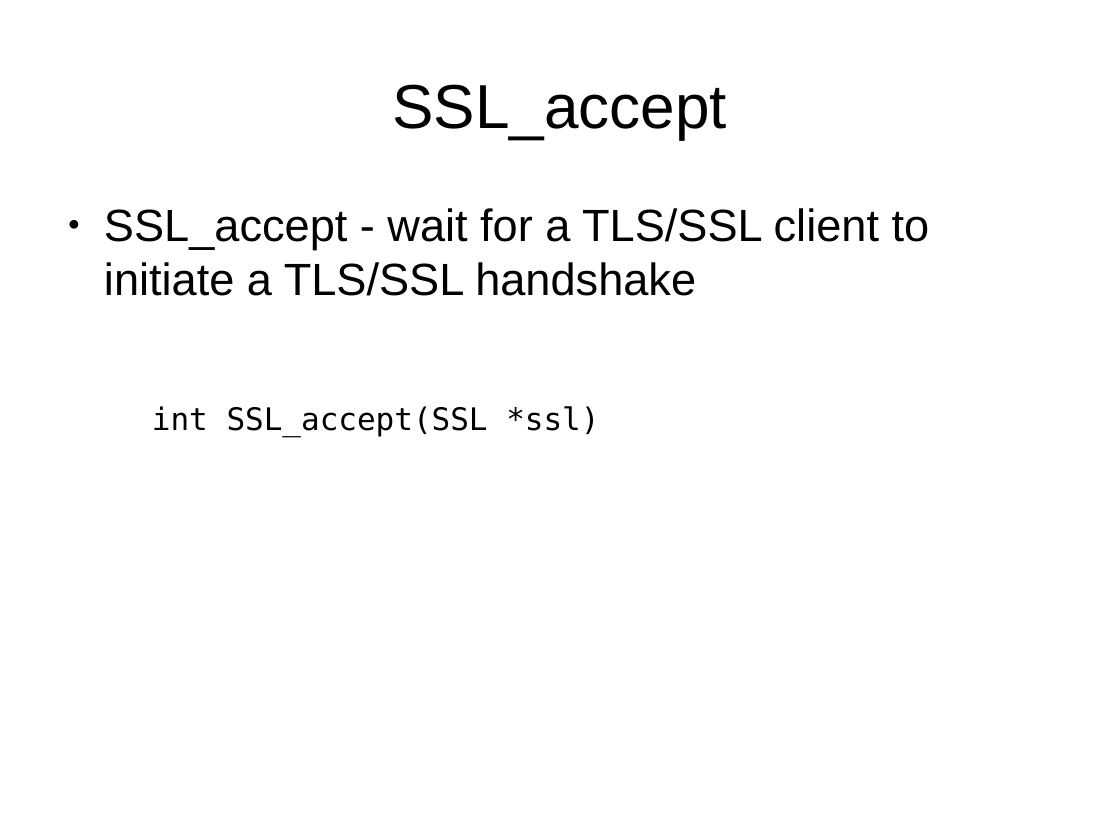
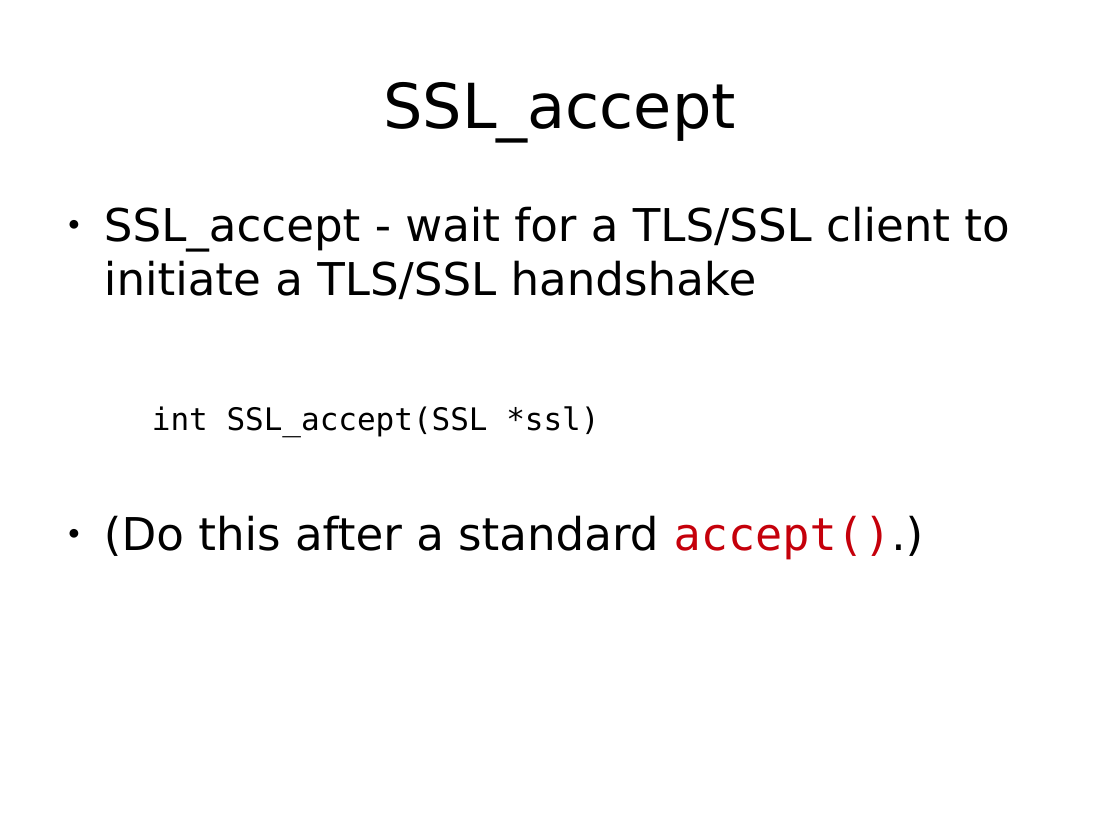
Before and after one commit to Jarvishappy/15-441-Recitation-Sessions, a slide deck: slide 28 of recitation6/src/recitation6.odp (slide 17 before the commit). Drawn at 1120x840 pixels with LibreOffice and Linux fonts; fonts in the diff are those of the drawing. Boxes give left, top, right and bottom in pixels: in the first picture for what was removed or moved away, otherwise in the second. Text is boxed around its words. In the diff, an @@ line names an element or a change of style, - is before the commit and + after.

```diff
--- a/recitation6/src/recitation6.odp
+++ b/recitation6/src/recitation6.odp
@@ title "SSL_accept" at (x1=383, y1=82, x2=735, y2=141): font Arial to DejaVu Sans @@
@@ text at (x1=104, y1=206, x2=1009, y2=300): font Arial to DejaVu Sans in "SSL_accept - wait for a TLS/SSL client ..." @@
@@ text at (x1=104, y1=515, x2=924, y2=560): paragraph added @@
+● (Do this after a standard accept().)
```
Also in this commit, not shown: 27 other slides changed, 16 slides added, 6 slides removed, 1 other file.
